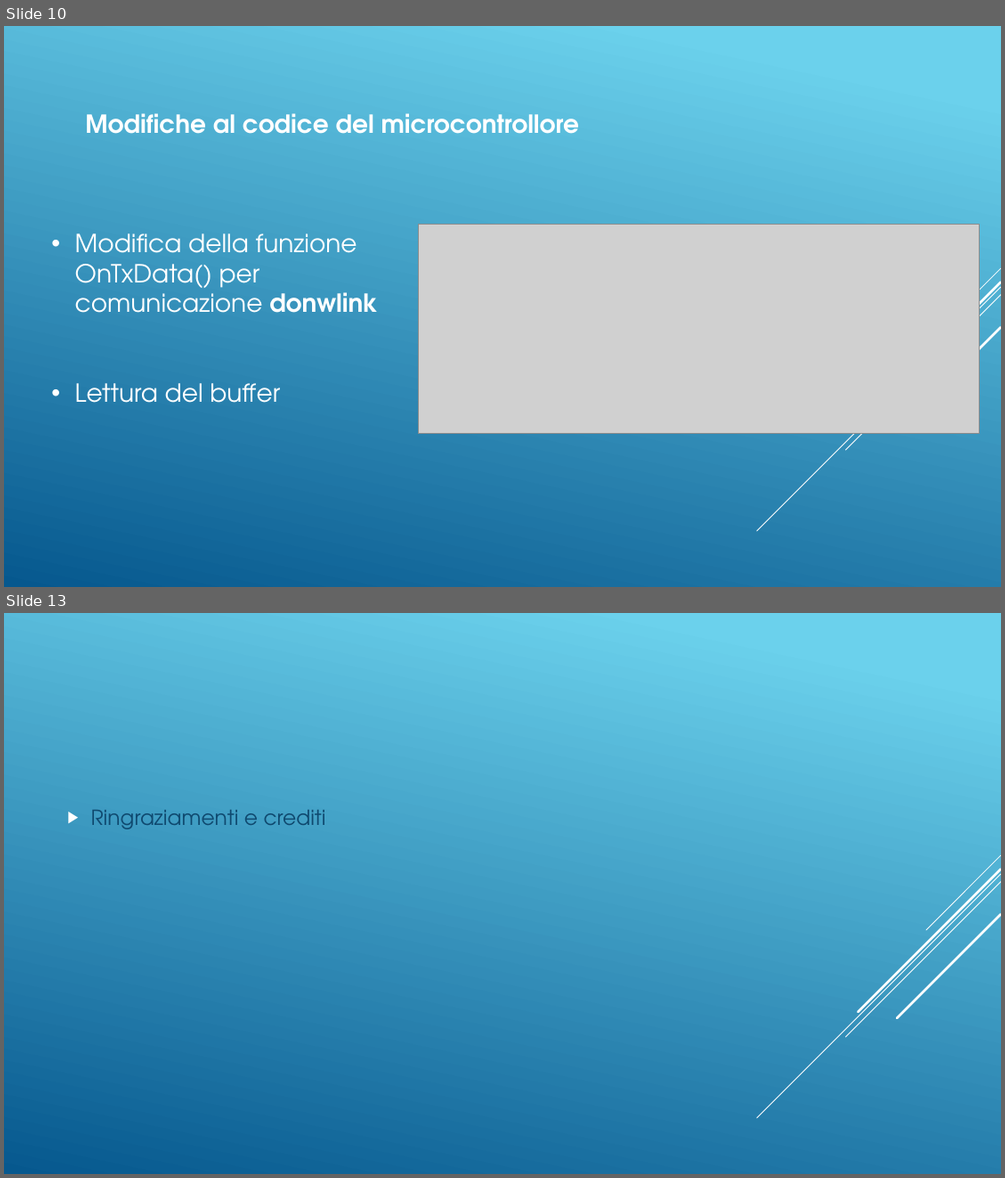
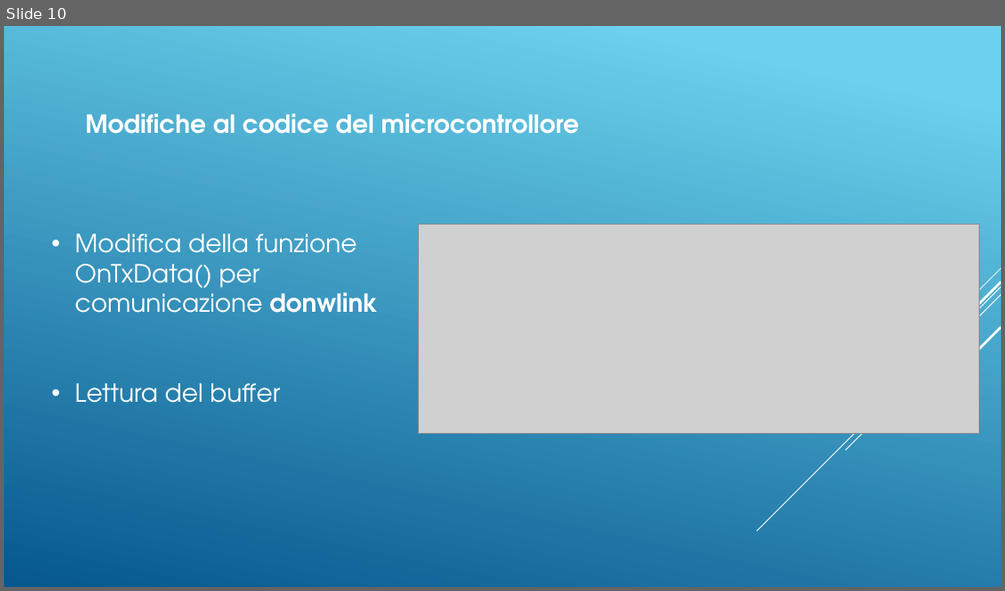
Before and after one commit to DaddaOperator/STM-Micro-Exercises-PLSD-, a slide deck: PresentazioneOfficial.pptx. Shown one above the other, each under a label of ours: slides 10 and 13 before the commit, slide 10 after it; the slides between them are not shown. The pictures are 1005x1178 and 1005x591 pixels, drawn with LibreOffice and Linux fonts; fonts in the diff are those of the drawing; grey boxes stand for pictures. Boxes give left, top, right and bottom in pixels: in the first picture for what was removed or moved away, otherwise in the second. Text is boxed around its words. In the diff, an @@ line names an element or a change of style, - is before the commit and + after.

```diff
--- a/PresentazioneOfficial.pptx
+++ b/PresentazioneOfficial.pptx
@@ slide 13 removed at [4,613,1001,1174], background gradient #6ED2EB to #06588E; not listed: 5 template elements that a slide beside it also shows @@
@@ text removed at [91,810,326,829] @@
-▶ Ringraziamenti e crediti
```
Also in this commit, not shown: 1 slide changed, 5 slides added, 2 other slides removed, 3 other files.
